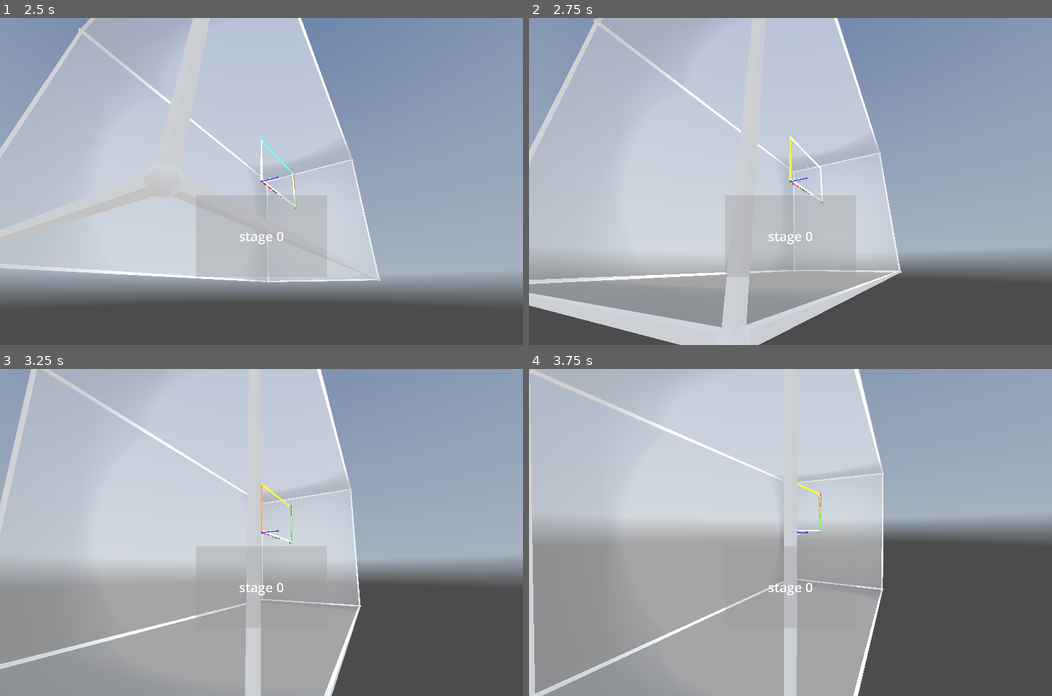
Above: before the commit, frames 1-4 (two rows, left to right).
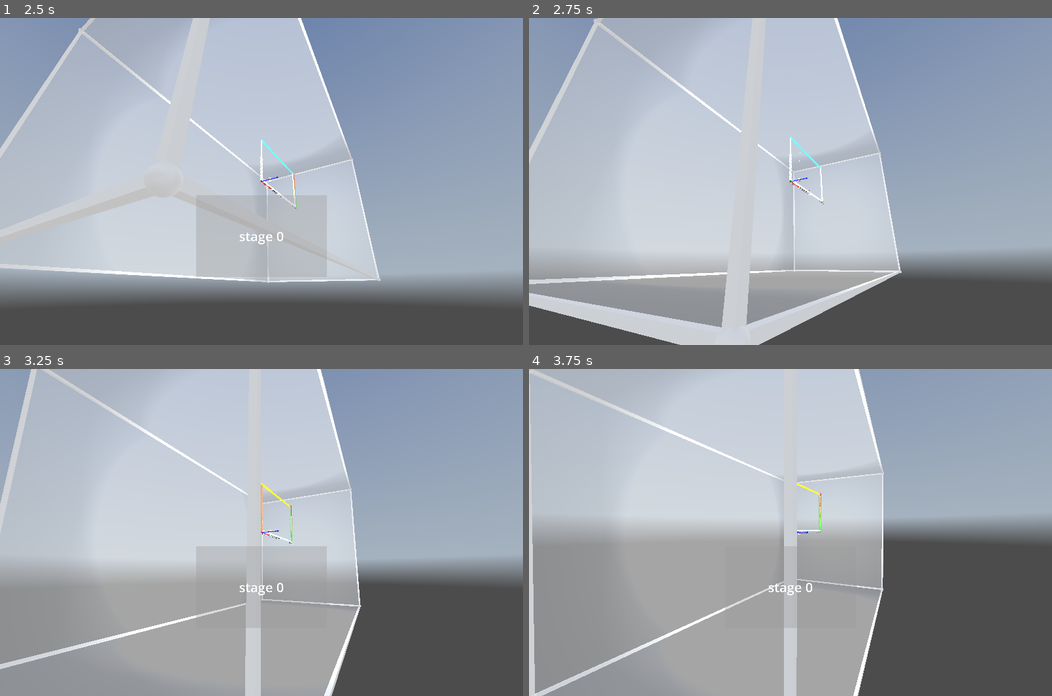
Above: after the commit, the same moments.

Repository: kasworld/gd4snakebyte3d
Game: Godot game, scene res://main.tscn
Same seed, same stepped clock (60 frames per second), same inputs: the game is played once before the commit and once after it. A sky picture missing from this copy of the repository is replaced by a grey-blue gradient.
Inputs (mouse positions are in pixels of both pictures, inside the frame that each line leads up to):
- Up to frame 1 (2.5 s): tap Enter at 0.5, 2.1 s; move the mouse to (376, 165) at 0.52 s; hold Right 0.53-1.28 s; tap Q at 0.6 s; click (376, 165) at 0.67 s; tap Space at 0.77, 1.52 s; move the mouse to (156, 197) at 1.27 s; hold Down 1.28-2.03 s; tap E at 1.35 s; move the mouse to (313, 109) at 2.02 s; hold Right from 2.03 s (still down)
- Up to frame 2 (2.75 s): keep holding Right
- Up to frame 3 (3.25 s): move the mouse to (235, 597) at 2.77 s; release Right at 2.78 s; hold Up from 2.78 s (still down); tap Q at 2.85 s; click (235, 597) at 2.92 s; tap Space at 3.02 s
- Up to frame 4 (3.75 s): move the mouse to (947, 581) at 3.52 s; release Up at 3.53 s; hold Left from 3.53 s (still down); tap E at 3.6 s

Frame 1 is identical in both runs. In frame 2, 1.6% of the frame differs, in the area x 37-63%, y 36-79%; in frame 3, less than 0.1%; in frame 4, less than 0.1%.

Commit message:
update game_info

Diff:
--- a/main.gd
+++ b/main.gd
@@ -48,14 +48,12 @@
 
 	new_game()
 
-var stage_number :int
 var stage :SnakeByte
 var game_info :Dictionary
 
-var demo_mode :bool = true
 func set_demo_mode(b :bool) -> void:
-	demo_mode = b
-	if demo_mode:
+	game_info.demo_mode = b
+	if game_info.demo_mode:
 		$"왼쪽패널/Label".text = "GAME OVER\nPress Space to start"
 	else:
 		$"왼쪽패널/Label".text = ""
@@ -64,8 +62,9 @@
 	game_info = {
 		"score" : 0,
 		"snake" : SnakeByte.SnakeLife,
+		"stage_number" : 0,
+		"demo_mode" : true,
 	}
-	stage_number = 0
 	start_stage()
 
 func end_demo_start_game() -> void:
@@ -79,15 +78,14 @@
 func start_stage() -> void:
 	if stage != null :
 		stage.queue_free()
-	stage = preload("res://snake_byte/snake_byte.tscn").instantiate().set_demo_mode(demo_mode)
+	stage = preload("res://snake_byte/snake_byte.tscn").instantiate().set_demo_mode(game_info.demo_mode)
 	add_child(stage)
-	stage.init(game_info, stage_number )
+	stage.init(game_info)
 	stage.connect("stage_cleared", stage_cleared)
 	stage.connect("snake_dead", snake_dead)
-	stage_number +=1
+	game_info.stage_number +=1
 
 func stage_cleared() -> void:
-	print_debug("stage cleared %s" [stage_number])
 	game_info.snake += SnakeByte.SnakeLifeIncOnStageClear
 	start_stage()
 
--- a/snake_byte/snake_byte.gd
+++ b/snake_byte/snake_byte.gd
@@ -30,7 +30,6 @@
 
 var field :PlacedThings
 var plum_list :Array
-var stage_number :int
 var apple_make_count :int
 var apple_eat_count :int
 var apple_end_count :int
@@ -41,16 +40,15 @@
 var demo_mode :bool
 
 func _to_string() -> String:
-	return "SnakeByte%d %s" % [stage_number, game_info]
-
-func init(gameinfo :Dictionary, stage_n :int) -> SnakeByte:
-	stage_number = stage_n
+	return "SnakeByte%d %s" % [game_info]
+
+func init(gameinfo :Dictionary) -> SnakeByte:
 	game_info = gameinfo
 	var vp_size = get_viewport().get_visible_rect().size
 	$StageStartPanel.size = vp_size/4
 	$StageStartPanel.position = vp_size/2 - vp_size/8 + Vector2(0,vp_size.y/6)
 
-	$StageInfo.text = "stage %d" % stage_number
+	$StageInfo.text = "stage %d" % game_info.stage_number
 	$StageInfo.position.x = 2
 	$SnakeInfo.position.x = SnakeByte.FieldSize.x /3
 	$AppleInfo.position.x = SnakeByte.FieldSize.x - 3
@@ -71,7 +69,7 @@
 
 func show_start_panel() -> void:
 	$FrameTimer.stop()
-	$StageStartPanel/Label.text = "stage %d" % [ stage_number ]
+	$StageStartPanel/Label.text = "stage %d" % [ game_info.stage_number ]
 	$StageStartPanel.visible =  true
 	$HidePanelTimer.start(1)
 
@@ -93,7 +91,7 @@
 	snake_step_after_eat = 0
 	apple_make_count = apple_eat_count
 	field = PlacedThings.new(SnakeByte.FieldSize)
-	$Walls.init(stage_number, field )
+	$Walls.init(game_info.stage_number, field )
 	field.set_at( SBWalls.StartPos, Start.new())
 	for i in SnakeByte.PlumCount:
 		add_plum(i)
